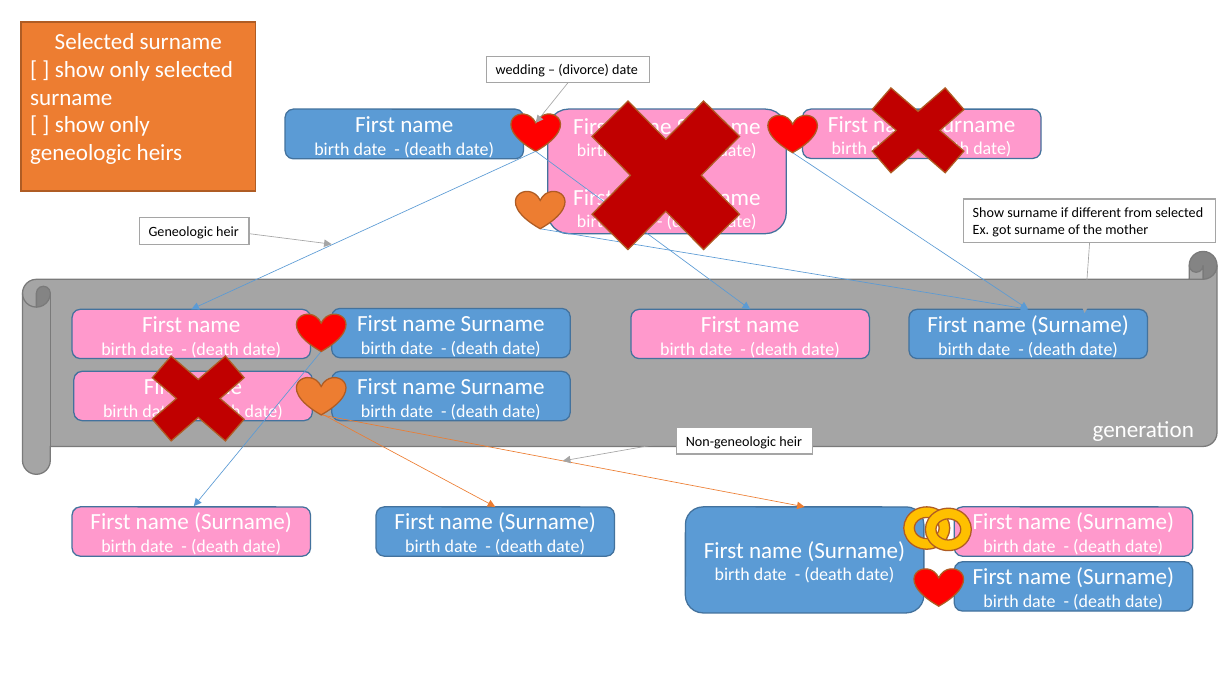
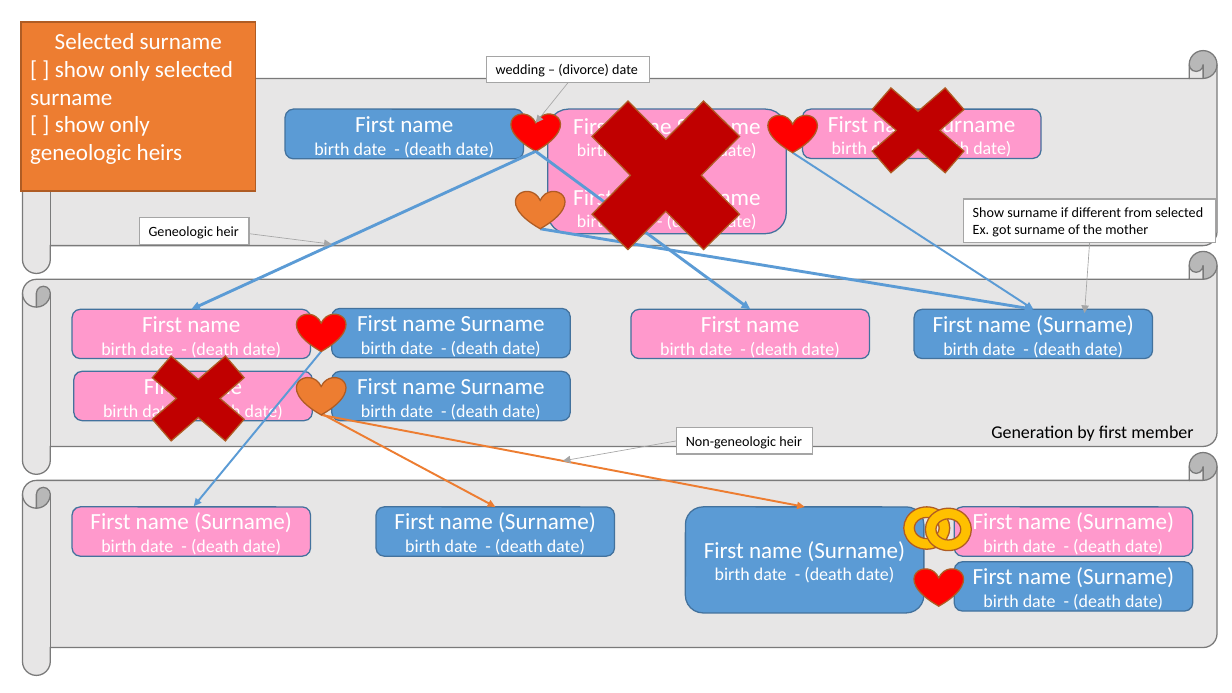
Before and after one commit to levik-buka/Emily2, a slide deck: slide 1 of Family Tree.pptx. Drawn at 1232x693 pixels with LibreOffice and Linux fonts; fonts in the diff are those of the drawing. Boxes give left, top, right and bottom in pixels: in the first picture for what was removed or moved away, otherwise in the second. Text is boxed around its words. In the diff, an @@ line names an element or a change of style, - is before the commit and + after.

Commit message:
more drawing ideas

```diff
--- a/Family Tree.pptx
+++ b/Family Tree.pptx
@@ horizontal scroll added at (x1=22, y1=51, x2=1217, y2=274), fill #E7E6E6, outline #7A7A7A 1 pt @@
@@ arrow (536, 152) - (191, 310): stroke #5B9BD5 0.5 pt to #5B9BD5 2.25 pt @@
@@ arrow (536, 152) - (750, 310): stroke #5B9BD5 0.5 pt to #5B9BD5 2.25 pt @@
@@ arrow moved from (793, 152) - (1029, 310) to (793, 152) - (1033, 310) @@
@@ arrow (793, 152) - (1033, 310): stroke #5B9BD5 0.5 pt to #5B9BD5 1.5 pt @@
@@ arrow moved from (541, 229) - (1029, 310) to (541, 229) - (1033, 310) @@
@@ arrow (541, 229) - (1033, 310): stroke #5B9BD5 0.5 pt to #5B9BD5 2.25 pt @@
@@ horizontal scroll "Generation by first member" at (x1=22, y1=251, x2=1217, y2=474): fill #A5A5A5 to #E7E6E6 @@
@@ rounded rectangle "First name (Surname)" moved from (x1=909, y1=310, x2=1148, y2=359) to (x1=914, y1=310, x2=1153, y2=359) @@
@@ arrow (322, 351) - (194, 506): stroke #5B9BD5 0.5 pt to #5B9BD5 1.5 pt @@
@@ arrow (322, 415) - (805, 507): stroke #ED7D31 0.5 pt to #ED7D31 1.5 pt @@
@@ arrow (323, 415) - (495, 507): stroke #ED7D31 0.5 pt to #ED7D31 1.5 pt @@
@@ text in horizontal scroll at (x1=991, y1=425, x2=1193, y2=441): text changed; size 18 to 14 pt; text colour #FFFFFF to #000000 @@
-generation
+Generation by first member
@@ horizontal scroll added at (x1=22, y1=453, x2=1217, y2=676), fill #E7E6E6, outline #7A7A7A 1 pt @@
```
